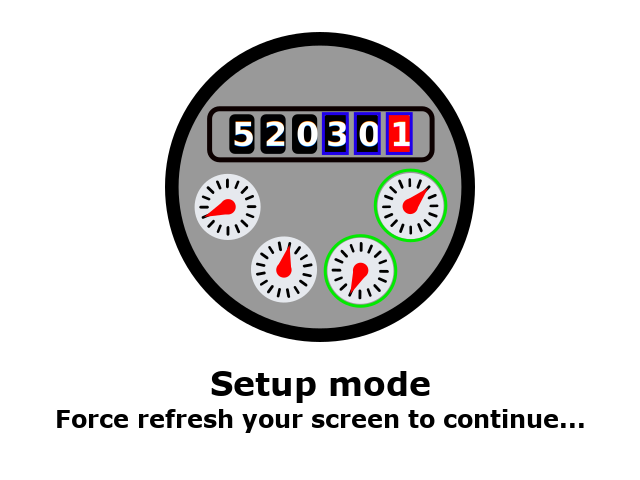
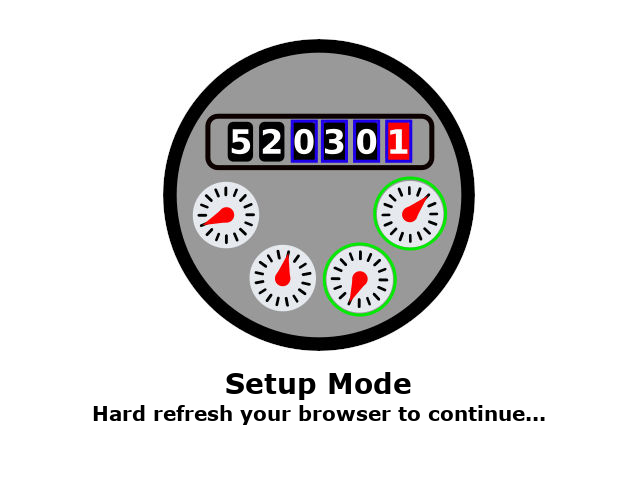
Two versions of the same layered image (640px x 480px). Layer-by-layer changes:
renamed "Setup mode ..." to "Setup Mode ...", painted on it over [57, 371, 584, 433]
removed layer "Pasted Layer" over [165, 32, 475, 342]
removed layer "Layer" over [57, 32, 584, 433]
renamed "Flowstate_flow_not_started.jpg" to "Flowstate_idle_no_autostart.jpg", painted on it over [57, 32, 584, 433]
